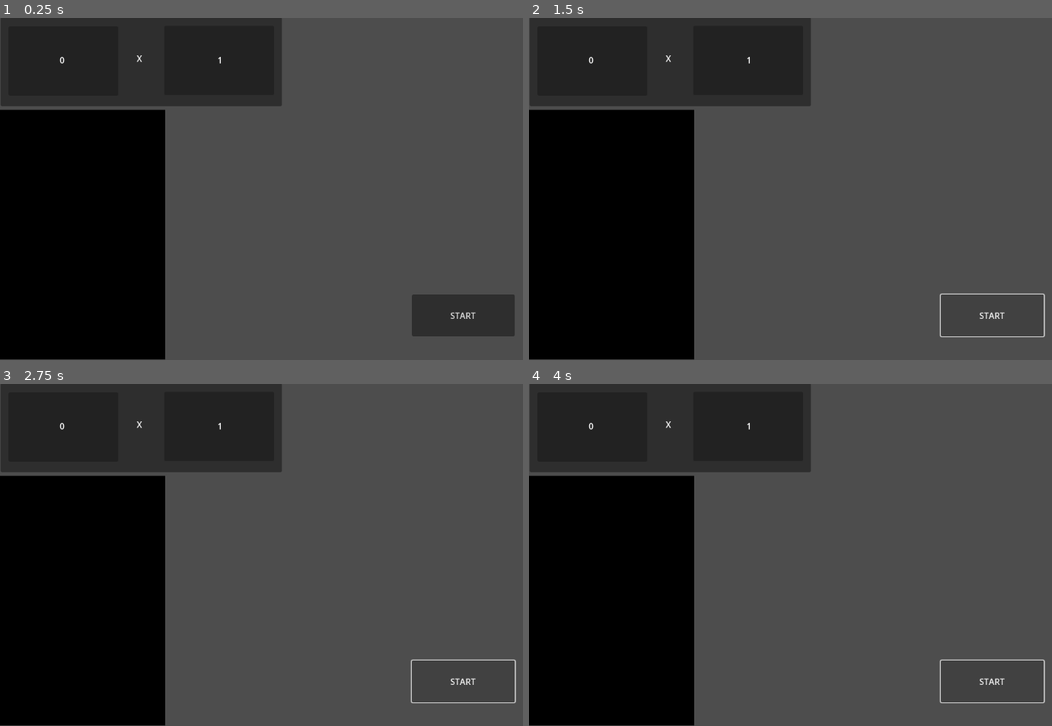
Above: before the commit, frames 1-4 (two rows, left to right).
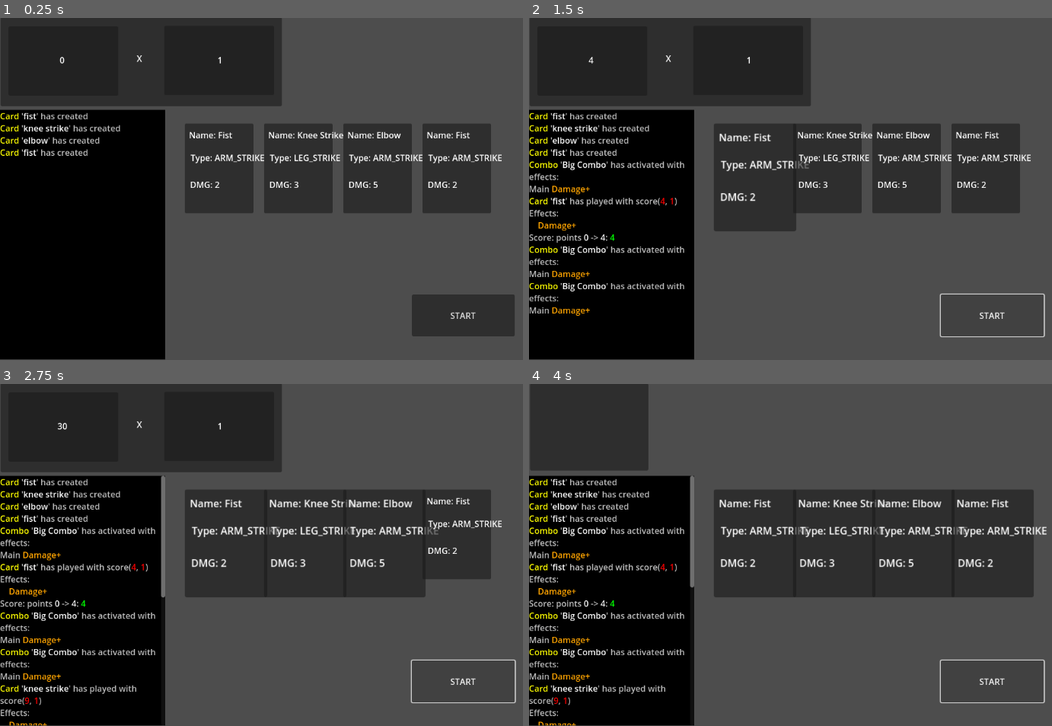
Above: after the commit, the same moments.

Repository: C0ldSt33l/Fighting-Card-Game
Game: Godot game, scene res://test_scene.tscn
The game is run twice, just before and just after one commit, with the same random seed, the same clock (stepped at 60 frames per second) and the same inputs.
Inputs:
- Up to frame 1 (0.25 s): no input
- Up to frame 2 (1.5 s): click "START" at 0.5 s; click "START" at 1.25 s
- Up to frame 3 (2.75 s): click "START" at 2 s
- Up to frame 4 (4 s): no input

The runs differ from the first frame. In frame 1, 14% of the frame differs, in the area x 0-96%, y 27-58%; in frame 2, 17%; in frame 3, 21%; in frame 4, 30%, in the area x 0-99%, y 0-100%.
Error before the commit: Parse Error: Cannot find property "name" on base "Callable". (res://logger/logger.gd:94)
Error after the commit: Attempted to free a RefCounted object. (res://test_scene.gd:69)

Commit message:
chage type of `effects` in `Card` and `Combo` from `Callable` to `Effect`

Diff:
--- a/card/card.gd
+++ b/card/card.gd
@@ -29,7 +29,7 @@
 
 #Tags:
 # - card_name
-# - dmg
+# - points
 # - type
 # - rarity
 # - direction
@@ -46,9 +46,13 @@
 	set(val): self.set_tag_val('type', val)
 	get(): return self.get_tag_val('type')
 
-@export var dmg: int :
-	set(val): self.set_tag_val('dmg', val)
-	get(): return self.get_tag_val('dmg')
+@export var points: int :
+	set(val): self.set_tag_val('points', val)
+	get(): return self.get_tag_val('points')
+
+@export var multiplier: int :
+	set(val): self.set_tag_val('multiplier', val)
+	get(): return self.get_tag_val('multiplier')
 
 @export var dir: DIRECTION :
 	set(val): self.set_tag_val('direction', val)
@@ -63,12 +67,8 @@
 	set(val): self.set_tag_val('energy', val)
 	get(): return self.get_tag_val('energy')
 
-# TODO:
-# - Think about func signature(`(dmg: int) -> void` or `() -> int`)
-# - When apply (during action or before card spawn)
-#   if second case => make copy of it in `BattleArena` class
-
-var effects: Array[Callable] = []
+## `Effect.action` should be func with signatoure `(Card) -> void`
+var effects: Array[Effect] = []
 
 
 signal created(c: Card)
@@ -79,16 +79,15 @@
 func _ready() -> void:
 	self.name_label.text += str(self.card_name).capitalize()
 	self.type_label.text += str(ACTION_TYPE.keys()[self.type])
-	self.dmg_label.text += str(self.dmg)
+	self.dmg_label.text += str(self.points)
 	self.created.emit(self)
 
 
 func play() -> void:
+	print(self.effects)
 	self.scale += Vector2(0.2, 0.2)
-	# This is test
-	var dmg = self.dmg
-	for effect in self.effects:
-		dmg += effect.call()
+	for e in self.effects:
+		e.activate()
 
 	self.played.emit(self)
 
@@ -113,5 +112,9 @@
 	self.name_label.text = text
 
 
+func add_effect(e: Effect) -> void:
+	self.effects.append(e)
+
+
 func _exit_tree() -> void:
 	self.destroyed.emit(self)
--- a/combo/combo.gd
+++ b/combo/combo.gd
@@ -1,6 +1,6 @@
+class_name Combo
 
-class_name Combo
-extends Resource
+const MAX_LVL := 2
 
 var name: String
 var description: String
@@ -9,27 +9,21 @@
 var points: int
 var multiplier: int
 
-# # TODO: think about another names
-# var patterns: Array[Dictionary]
-# var length: int :
-# 	set(val): return
-# 	get(): return self.patterns.size()
+var upgrade_lvl := 1
+
 var cards: Array[Card] = []
-# BUG: always return `null`
-var activation_card: Card :
+var first_card: Card :
+	set(val): return
+	get(): return null if self.cards.size() == 0 else self.cards[0]
+var last_card: Card :
 	set(val): return
 	get(): return null if self.cards.size() == 0 else self.cards[-1]
-var lenght: int :
+var length: int :
 	set(val): return
 	get(): return self.cards.size()
 
-# TODO: Maybe need to make it as seperate class `Effect`
-# TODO: Add `activation time`:
-# - Before card playing
-# - While card playing
-# - After card playing
-# TODO: make upgradable
-var effect: Callable
+var effect: Effect = null
+var effects_from_upgrades: Array[Effect] = []
 
 
 signal created(c: Combo)
@@ -39,24 +33,23 @@
 
 func _init(
 	name: String,
+	props: Dictionary,
+	effect: Effect,
 	cards: Array[Card],
-	config: Dictionary,
 ) -> void:
 	self.name = name
-	self.cards = cards
-	for prop in config:
-		self[prop] = config[prop]
+	for p in props:
+		self[p] = props[p]
+	effect.bind_to(self)
+	self.effect = effect
+	self.cards.append_array(cards)
 
 	self.created.emit(self)
 
 
-# TODO: which signature is more suitable:
-# - (score: int, multiply: int) -> void
-# - (score: Vector2i) -> void
-# - (cards: Array[Card], cur_pos: int) -> void
-# - (score: Vector2i, cards: Array[Card], cur_pos: int) -> void
 func apply_effect() -> void:
-	self.effect.call()
+	for c in self.cards:
+		self.effect.set_target(c)
 	self.played.emit(self)
 
 
@@ -76,6 +69,12 @@
 	return count
 
 
+func upgrade(e: Effect) -> void:
+	if self.upgrade_lvl + 1 > self.MAX_LVL: return
+	self.upgrade_lvl += 1
+	self.effects_from_upgrades.append(e)
+
+
 # Maybe will come in useful for creating combo patterns
 static func equal(target, cur) -> bool:
 	return target == cur
@@ -89,13 +88,9 @@
 	return cur < target
 
 
-static func greate_or_equal(target, cur) -> bool:
+static func greater_or_equal(target, cur) -> bool:
 	return cur == target or cur > target
 
 
 static func less_or_equal(target, cur) -> bool:
 	return cur == target or cur < target
-
-
-func _exit_tree() -> void:
-	self.destroyed.emit(self)
--- a/combo/combo_factory.gd
+++ b/combo/combo_factory.gd
@@ -8,7 +8,7 @@
 ) -> Combo:
 	var i := 0
 	var patterns := Combos.get_combo_patterns(name)
-	if cards.size() < patterns.size(): return null # change if combo will has variant length
+	if cards.size() < patterns.size(): return null
 	for card_pattern in patterns:
 		var card := cards[i]
 		for prop in card_pattern:
@@ -16,6 +16,6 @@
 				return null
 		i += 1
 
-	var config := Combos.get_combo_config(name).duplicate(true)
-	config.erase('patterns')
-	return Combo.new(name, cards.slice(0, i), config)
+	var config := Combos.get_combo_props(name).duplicate()
+	var effect := Combos.get_combo_effect(name).clone()
+	return Combo.new(name, config, effect, cards.slice(0, i))
--- a/effect/effect.gd
+++ b/effect/effect.gd
@@ -1,24 +1,74 @@
-class_name effect
+class_name Effect
 
-var effect_name: String
+var name: String
 var description: String
-var effect: Callable
+var action: Callable
 
 enum ACTIVATION_TIME {
-    BEFORE_ROUND,
-    WHILE_ROUND,
-    AFTER_ROUND,
+	BEFORE_CARD_PLAYED,
+	BEFORE_COMBO,
+	BEFORE_ROUND,
+
+	WHILE_COMBO,
+
+	AFTER_CARD_PLAYED,
+	AFTER_COMBO,
+	AFTER_ROUND,
 }
+enum TYPE {
+	BUFF,
+	DEBUFF,
+}
+
 var activation_time: ACTIVATION_TIME
+var type: TYPE
+
+var caster
+var target
+
+
+signal activated(e: Effect)
 
 
 func _init(
-    name: String,
-    desc: String,
-    activation_time: ACTIVATION_TIME,
-    effect: Callable
+	name: String,
+	desc: String,
+	activation_time: ACTIVATION_TIME,
+	type: TYPE,
+	action: Callable,
+	caster = null,
+	target = null
 ) -> void:
-    self.effect_name = name
-    self.description = desc
-    self.activation_time = activation_time
-    self.effect = effect
+	self.name = name
+	self.description = desc
+	self.activation_time = activation_time
+	self.type = type
+	self.action = action
+	self.caster = caster
+	self.target = target
+
+
+func bind_to(caster):
+	self.caster = caster
+
+
+func set_target(target):
+	var c := self.clone()
+	target.add_effect(c)
+	c.target = target
+
+
+func activate():
+	self.activated.emit(self)
+	self.action.call(self.target)
+
+
+func clone() -> Effect:
+	return Effect.new(
+		self.name,
+		self.description,
+		self.activation_time,
+		self.type,
+		self.action,
+		self.caster
+	)
--- a/global/combos.gd
+++ b/global/combos.gd
@@ -3,39 +3,48 @@
 var COMBOS := {
 	'Standart Combo':
 	{
-		'description': 'Started combo',
-		'price': 15,
-		'points': 10,
-		'multiplier': 2,
+		'props': {
+			'description': 'Started combo',
+			'price': 15,
+			'points': 10,
+			'multiplier': 2,
+		},
 		'patterns':
 		[
 			{ 'card_name': 'kick' },
 			{ 'type': Card.ACTION_TYPE.LEG_STRIKE },
 		],
-		'effect': func()-> void: print('big combo')
+		'effect': 'Multiplier+'
 	},
 	'Big Combo':
 	{
-		'description': 'big Started combo',
-		'price': 25,
-		'points': 10,
-		'multiplier': 2,
+		'props': {
+			'description': 'big Started combo',
+			'price': 25,
+			'points': 10,
+			'multiplier': 2,
+		},
 		'patterns':
 		[
 			{ 'card_name': 'fist' },
 			{ 'card_name': 'knee strike' },
 			{ 'card_name': 'elbow' },
 		],
-		'effect': func()-> void: print('big combo')
+		'effect': 'Damage+'
 	}
 }
 
 
-func get_combo_config(name: String) -> Dictionary:
-	return self.COMBOS[name]
+func get_combo_props(name: String) -> Dictionary:
+	return self.COMBOS[name]['props']
 
 
 func get_combo_patterns(name: String) -> Array[Dictionary]:
 	var patterns: Array[Dictionary]
 	patterns.assign(self.COMBOS[name]['patterns'])
 	return patterns
+
+
+func get_combo_effect(name: String) -> Effect:
+	var effect_name := self.COMBOS[name]['effect'] as String
+	return Effects.EFFECTS[effect_name]
--- /dev/null
+++ b/global/effects.gd
@@ -0,0 +1,20 @@
+extends Node
+
+var EFFECTS := {
+    'Damage+': Effect.new(
+        'Damage+',
+        'Increase card points by `2`',
+        Effect.ACTIVATION_TIME.BEFORE_CARD_PLAYED,
+        Effect.TYPE.BUFF,
+        func(c: Card) -> void: \
+            c.points += 2
+    ),
+    'Multiplier+': Effect.new(
+        'Multiplier+',
+        'Increase card mulitpier by 1',
+        Effect.ACTIVATION_TIME.BEFORE_CARD_PLAYED,
+        Effect.TYPE.BUFF,
+        func(c: Card) -> void: \
+            c.multiplier += 1
+    ),
+}
--- a/logger/logger.gd
+++ b/logger/logger.gd
@@ -16,7 +16,7 @@
 const OBJ_HAS_CREATED_PLACEHOLDER := OBJ_PLACEHOLDER + ' has created'
 const OBJ_HAS_DESTROYED_PLACEHOLDER := OBJ_PLACEHOLDER + ' has destroyed'
 
-const CARD_HAS_PLAYED_PLACEHOLDER := "%s '%s' has played with effects:"
+const CARD_HAS_PLAYED_PLACEHOLDER := "%s '%s' has played with score(%s, %s)"
 const COMBO_HAS_ACTIVATED_PLACEHOLDER := "%s '%s' has activated with effects:"
 const APPLYED_EFFECT_PLACEHOLDER := '%s'
 
@@ -88,10 +88,12 @@
 	self.put_text(CARD_HAS_PLAYED_PLACEHOLDER % [
 		colorful(type_and_name[0], OBJ_TYPE_COLOR),
 		colorful(type_and_name[1], OBJ_NAME_COLOR),
-		colorful(str(c.dmg), DMG_COLOR),
+		colorful(str(c.points), DMG_COLOR),
+		colorful(str(c.multiplier), DMG_COLOR),
 	])
+	self.put_text('Effects:')
 	for e in c.effects:
-		self.put_text(APPLYED_EFFECT_PLACEHOLDER % [colorful(e.name, EFFECT_NAME_COLOR)])
+		self.put_text('\t' + (APPLYED_EFFECT_PLACEHOLDER % [colorful(e.name, EFFECT_NAME_COLOR)]))
 
 
 func combo_has_activated(c: Combo) -> void:
@@ -100,10 +102,9 @@
 		colorful(type_and_name[0], OBJ_TYPE_COLOR),
 		colorful(type_and_name[1], OBJ_NAME_COLOR),
 	])
-	self.put_text(('Main ' + APPLYED_EFFECT_PLACEHOLDER) % [colorful(c.main_effect.name, EFFECT_NAME_COLOR)])
-	for e in c.effects:
+	self.put_text(('Main ' + APPLYED_EFFECT_PLACEHOLDER) % [colorful(c.effect.name, EFFECT_NAME_COLOR)])
+	for e in c.effects_from_upgrades:
 		self.put_text(APPLYED_EFFECT_PLACEHOLDER % [colorful(e.name, EFFECT_NAME_COLOR)])
-
 
 
 func obj_has_destroyed_log(obj: Variant) -> void:
@@ -123,7 +124,8 @@
 		_:
 			obj_name = obj.name
 
-	return [obj_type, obj_name]
+	var type_and_name: Array[String] = [obj_type, obj_name]
+	return type_and_name
 
 
 static func colorful(text: String, c: Color) -> String:
--- a/project.godot
+++ b/project.godot
@@ -21,6 +21,7 @@
 Combos="*res://global/combos.gd"
 CardFactory="*res://global/card_factory.gd"
 PlayerConfig="*res://global/player_config.gd"
+Effects="*res://global/effects.gd"
 
 [dotnet]
 
--- a/test_scene.gd
+++ b/test_scene.gd
@@ -1,3 +1,4 @@
+class_name BattleScene
 extends Node2D
 
 @onready var logger := $Logger as Logger
@@ -15,7 +16,7 @@
 
 
 func _ready() -> void:
-	self.connect_sygnals(self.counter, {
+	self.connect_signals(self.counter, {
 		'points_changed': self.logger.change_points_log,
 		'multiplier_changed': self.logger.change_multiplier_log,
 		'total_score_changed': self.logger.change_total_score_log,
@@ -25,22 +26,26 @@
 		{
 			'card_name': 'fist',
 			'type': Card.ACTION_TYPE.ARM_STRIKE,
-			'dmg': 2
+			'points': 2,
+			'multiplier': 1,
 		},
 		{
 			'card_name': 'knee strike',
 			'type': Card.ACTION_TYPE.LEG_STRIKE,
-			'dmg': 3
+			'points': 3,
+			'multiplier': 1,
 		},
 		{
 			'card_name': 'elbow',
 			'type': Card.ACTION_TYPE.ARM_STRIKE,
-			'dmg': 5
+			'points': 5,
+			'multiplier': 1,
 		},
 		{
 			'card_name': 'fist',
 			'type': Card.ACTION_TYPE.ARM_STRIKE,
-			'dmg': 2
+			'points': 2,
+			'multiplier': 1,
 		},
 	]
 	var spawn_pos := Vector2(350, 200)
@@ -59,7 +64,9 @@
 func end_round() -> void:
 	self.timer.stop()
 
-	self.counter.final_result()
+	self.counter.update_round_score()
+	for c in self.combos_on_table:
+		c.free()
 	self.combos_on_table.clear()
 	self.cur_card = 0
 
@@ -73,11 +80,9 @@
 	var combo := self.cur_combo
 
 	card.play()
-	self.counter.points += card.dmg
-	print('points: ' + str(self.counter.points))
-	print('multilier: : ' + str(self.counter.multiplier))
-	if combo and card == combo.activation_card:
-		combo.apply_effect()
+	self.counter.points += card.points
+	if combo and card == combo.last_card:
+		# combo.apply_effect()
 		self.combos_on_table.erase(combo)
 
 	self.cur_card += 1
@@ -91,7 +96,7 @@
 		func (c: Card) -> void:
 			c.add_tags(config)
 			c.position = pos
-			c = self.connect_sygnals(c, {
+			c = self.connect_signals(c, {
 				'created': self.logger.obj_has_created_log,
 				'played': self.logger.card_has_played_log,
 				'destroyed': self.logger.obj_has_destroyed_log,
@@ -100,8 +105,7 @@
 
 	self.cards_on_table.append(card)
 
-# NOTE: If there're 2 combos, one of them extends another,
-# then the one, that goes before, will be activated
+
 func check_combos() -> void:
 	var i := 0
 	var step: int
@@ -114,17 +118,20 @@
 			)
 			if combo != null:
 				self.combos_on_table.append(combo)
-				step = combo.lenght
+				step = combo.length
 				break
 
 		i += step
+
+	for c in self.combos_on_table:
+		c.apply_effect()
 
 
 func create_combo(name: StringName, cards: Array[Card]) -> Combo:
 	var combo := ComboFactory.create(name, cards)
 	if combo == null: return null
 
-	self.connect_sygnals(combo, {
+	self.connect_signals(combo, {
 		'created': self.logger.obj_has_created_log,
 		'played': self.logger.combo_has_activated,
 		'destroyed': self.logger.obj_has_destroyed_log,
@@ -133,7 +140,7 @@
 	return combo
 
 
-func connect_sygnals(obj: Variant, what_to_what: Dictionary) -> Variant:
+func connect_signals(obj: Variant, what_to_what: Dictionary) -> Variant:
 	for s in what_to_what:
 		obj[s].connect(what_to_what[s])
 
